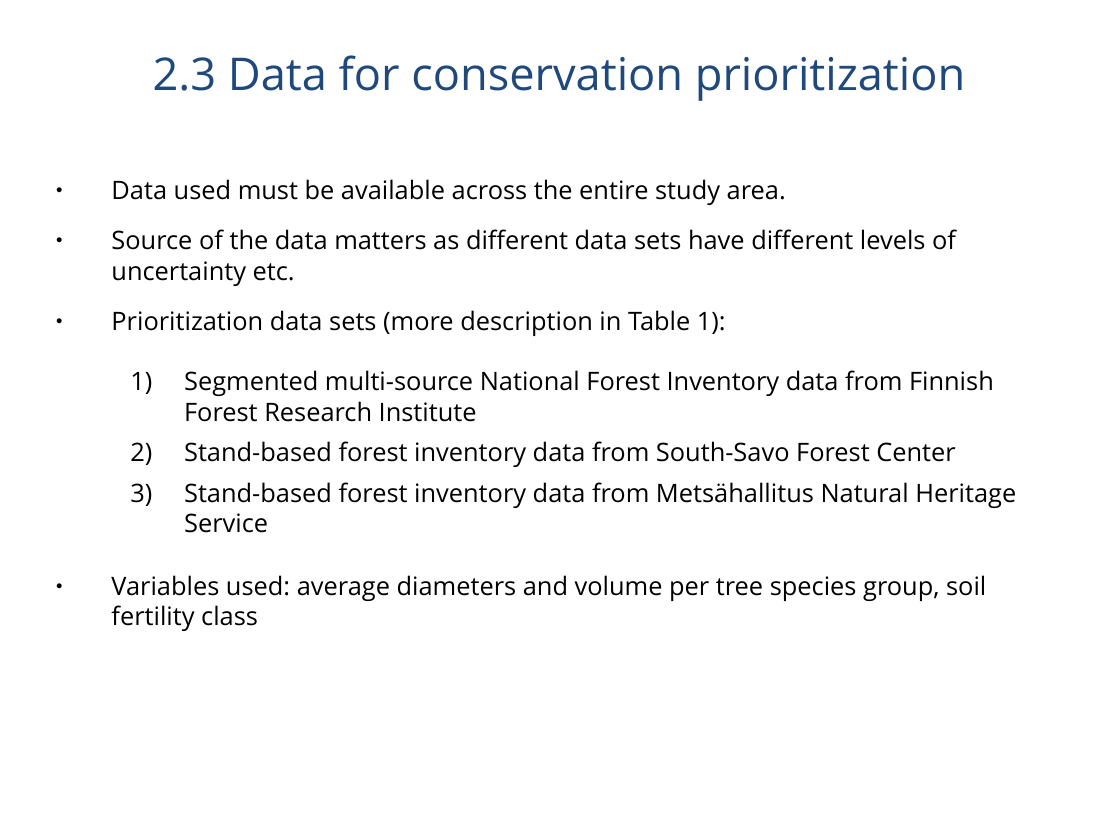
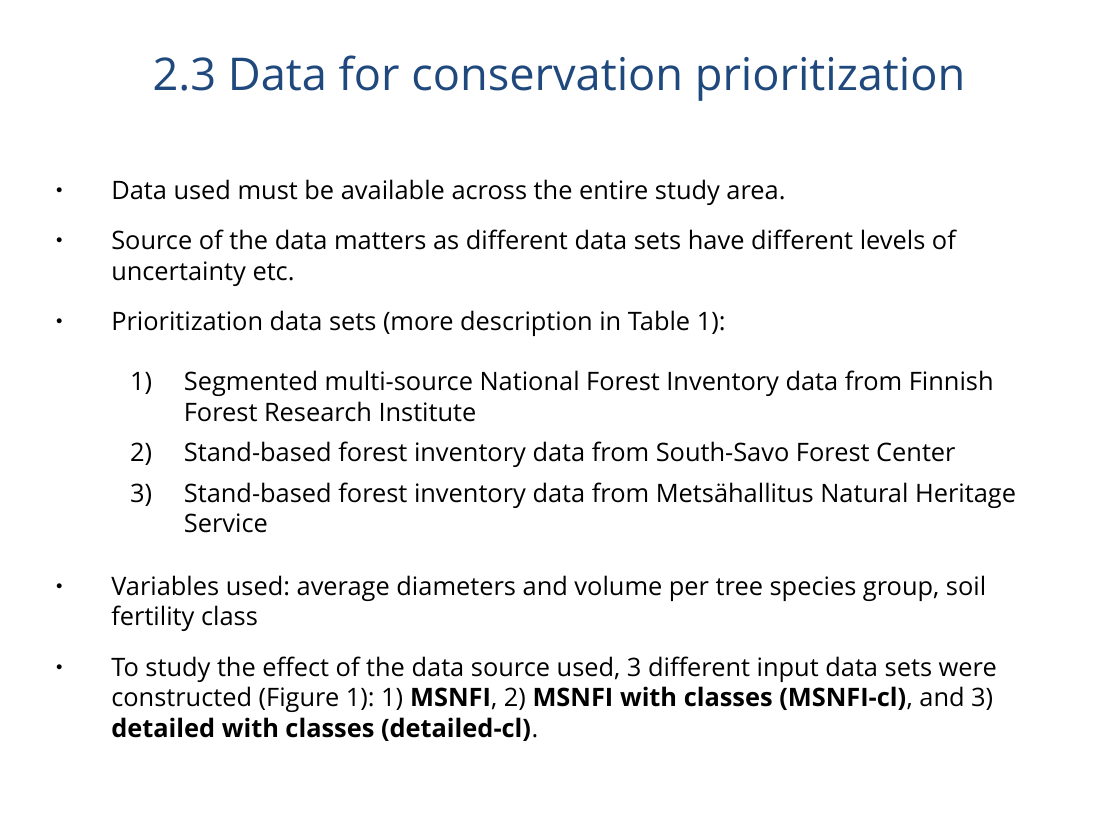
Before and after one commit to jlehtoma/validityms, a slide deck: slide 14 of reports/validity_ms_outline.ppt (slide 13 before the commit). Drawn at 1120x840 pixels with LibreOffice and Linux fonts; fonts in the diff are those of the drawing. Boxes give left, top, right and bottom in pixels: in the first picture for what was removed or moved away, otherwise in the second. Text is boxed around its words. In the diff, an @@ line names an element or a change of style, - is before the commit and + after.

```diff
--- a/reports/validity_ms_outline.ppt
+++ b/reports/validity_ms_outline.ppt
@@ text at (x1=111, y1=656, x2=997, y2=741): paragraph added @@
+● To study the effect of the data source used, 3 different input data sets were constructed (Figure 1): 1) MSNFI, 2) MSNFI with classes (MSNFI-cl), and 3) detailed with classes (detailed-cl).
```
Also in this commit, not shown: 25 other slides changed, 6 slides added, 7 slides removed.
